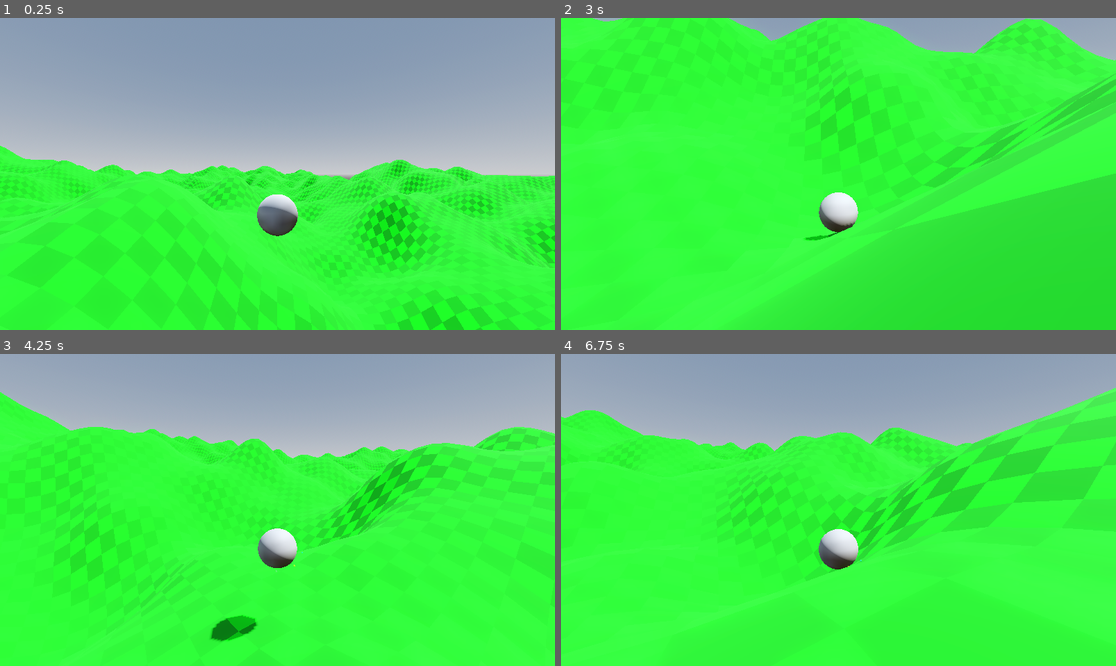
Above: before the commit, frames 1-4 (two rows, left to right).
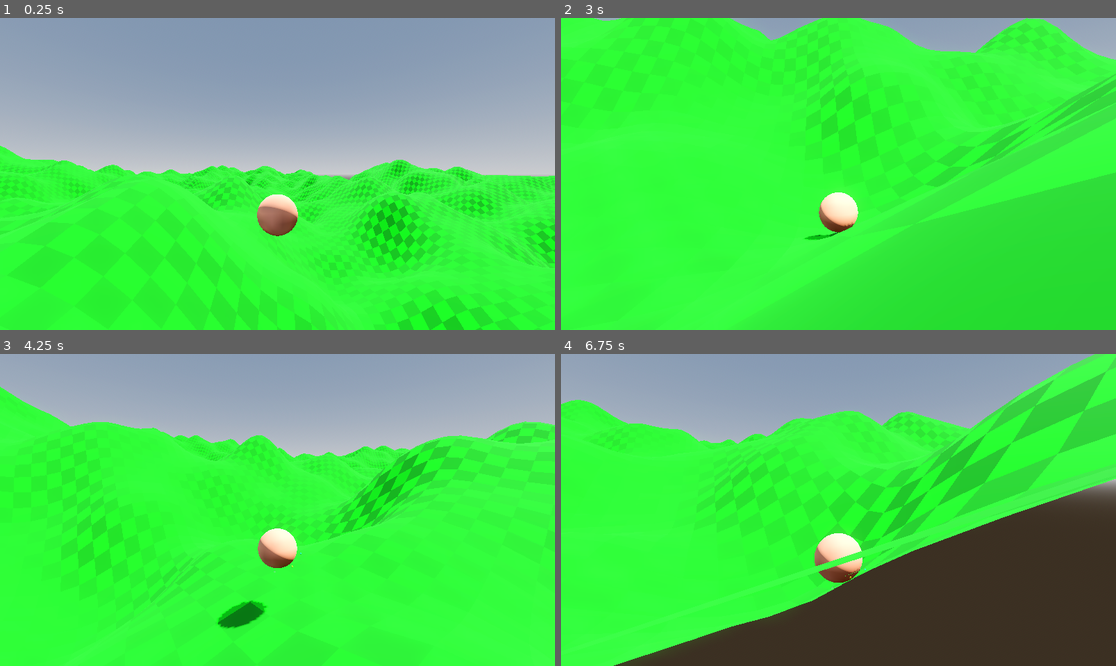
Above: after the commit, the same moments.

Repository: westonkelliher/GetHeavy
Game: Godot game, scene res://world.tscn
Two runs of this game, one before a commit and one after it. Both use one fixed random seed, a clock stepped at 60 frames per second and the inputs below.
Inputs (mouse positions are in pixels of both pictures, inside the frame that each line leads up to):
- Up to frame 1 (0.25 s): no input
- Up to frame 2 (3 s): move the mouse to (960, 158) at 0.52 s; tap Space (heavy) every 0.75 s from 0.6 to 2.85 s; click (960, 158) at 0.67 s; move the mouse to (810, 174) at 1.27 s; click (810, 174) at 1.42 s; move the mouse to (849, 167) at 2.02 s; click (849, 167) at 2.17 s; move the mouse to (832, 180) at 2.77 s; click (832, 180) at 2.92 s
- Up to frame 3 (4.25 s): move the mouse to (316, 513) at 3.52 s; tap Space (heavy) at 3.6 s; click (316, 513) at 3.67 s
- Up to frame 4 (6.75 s): move the mouse to (794, 506) at 4.27 s; tap Space (heavy) every 0.75 s from 4.35 to 6.6 s; click (794, 506) at 4.42 s; move the mouse to (844, 510) at 5.02 s; click (844, 510) at 5.17 s; move the mouse to (816, 503) at 5.77 s; click (816, 503) at 5.92 s; move the mouse to (866, 510) at 6.52 s; click (866, 510) at 6.67 s

The runs differ from the first frame. In frame 1, 0.8% of the frame differs, in the area x 46-54%, y 56-70%; in frame 2, 1.6%; in frame 3, 6.2%; in frame 4, 41%, in the area x 0-100%, y 0-100%.

Commit message:
resize for density

Diff:
--- a/assets/new_noise_texture_2d.tres
+++ b/assets/new_noise_texture_2d.tres
@@ -1,9 +1,10 @@
 [gd_resource type="NoiseTexture2D" load_steps=3 format=3 uid="uid://ce7nyr0n1a6eq"]
 
 [sub_resource type="Gradient" id="Gradient_ryoud"]
-colors = PackedColorArray(0, 0.258824, 0, 1, 0.678431, 1, 0.454902, 1)
+colors = PackedColorArray(0.89, 0.796698, 0.5607, 1, 0.82, 0.7298, 0.369, 1)
 
 [sub_resource type="FastNoiseLite" id="FastNoiseLite_oj3tl"]
+frequency = 0.1
 
 [resource]
 seamless = true
--- a/player.gd
+++ b/player.gd
@@ -15,6 +15,9 @@
 var is_heavy := false
 var grounded := false
 var GROUND_CAST_ADJUST := Vector3(0,-0.1,0) # maybe don't need
+
+var target_scale := 1.0
+var current_scale := 1.0
 
 # if the leftover component of velocity is ever larger than the below number after
 # collision, then we should continue calculating collision again in the same frame until
@@ -25,14 +28,22 @@
 
 # TODO: decide on angle where we don't lose any speed when going through a bend
 
+var saved_albedo := Vector3(0,0,0)
+
 func _ready() -> void:
-	pass
+	var c: Color = $Mesh.mesh.material.albedo_color
+	saved_albedo = Vector3(c.a, c.g, c.b)
 	#print('player ready')
 
 func get_cam_node() -> Node3D:
 	return $Q/SpringArm/Cam
 
 func _process(delta: float) -> void:
+	var s := current_scale
+	$Mesh.scale = Vector3(s, s, s)
+	#var calc_c := saved_albedo - (1-s)*Vector3.ONE
+	var calc_c := saved_albedo.move_toward(Vector3(0.1, 0.1, 0.1), sqrt(1-s))
+	$Mesh.mesh.material.albedo_color = Color(calc_c.x, calc_c.y, calc_c.z)
 	if grounded:
 		$Debug/G.mesh.material.albedo_color = Color(0.7, 0.7, 0.2, 0.4)
 	else:
@@ -48,23 +59,35 @@
 		is_heavy = true
 		velocity *= (1.0 - rbr)
 		velocity *= velocity.length() / (velocity.length() + rbf)
+		target_scale = 0.75
+		var s := target_scale
+		$Shape.shape.radius = s/2
+		$Cast.shape.radius = s/2
 	if Input.is_action_just_released("heavy"):
 		is_heavy = false
 		velocity *= 1/(1-rbr)
 		velocity *= (velocity.length() + rbf) / velocity.length()
 		velocity += Vector3.UP * max(0, Vector3.UP.dot(velocity.normalized())) * rl
+		target_scale = 1.0
+		var s := target_scale
+		$Shape.shape.radius = s/2
+		$Cast.shape.radius = s/2
 
 
 #### Physics ####
 func _physics_process(delta: float) -> void:
 	#if velocity.length() > 3:
 		#velocity *= 0.95
+	#set_scale_size(current_scale)
 	phys_grav(delta)
 	phys_sloping(delta) # lift a bit if we go convex
 	#var vy := velocity.y
 	phys_move_and_slide(delta)
 	#velocity.y = vy
 	phys_friction(delta)
+	current_scale = move_toward(current_scale, target_scale, 2.0*delta)
+	#print(current_scale)
+
 
 # TODO: do the collision update when we change targ position or not until next frame?
 func phys_move_and_slide(delta: float) -> void:
@@ -185,6 +208,12 @@
 	velocity *= q
 
 
+### Helper ###
+
+#func set_scale_size(s: int) -> void:
+	##$Shape.shape.radius = s/2
+	##$Cast.shape.radius = s/2
+	#$Mesh.scale = Vector3(s, s, s)
 
 #### Debug ####
 func set_debug_points(a: Array) -> void:
--- a/player.tscn
+++ b/player.tscn
@@ -66,7 +66,21 @@
 
 [sub_resource type="SphereShape3D" id="SphereShape3D_4flbx"]
 
+[sub_resource type="FastNoiseLite" id="FastNoiseLite_4flbx"]
+frequency = 0.1
+
+[sub_resource type="NoiseTexture2D" id="NoiseTexture2D_onrkg"]
+seamless = true
+noise = SubResource("FastNoiseLite_4flbx")
+
+[sub_resource type="StandardMaterial3D" id="StandardMaterial3D_dw050"]
+albedo_color = Color(0.79, 0.621467, 0.474, 1)
+anisotropy = 0.7
+heightmap_texture = SubResource("NoiseTexture2D_onrkg")
+subsurf_scatter_skin_mode = true
+
 [sub_resource type="SphereMesh" id="SphereMesh_4flbx"]
+material = SubResource("StandardMaterial3D_dw050")
 
 [sub_resource type="SphereShape3D" id="SphereShape3D_onrkg"]
 
--- a/sin_body.gd
+++ b/sin_body.gd
@@ -70,8 +70,8 @@
 	var vertices := PackedVector3Array()
 	var normals := PackedVector3Array()
 	var colors := PackedColorArray()
-	var green1 := Color(0.03, 0.94, 0.03)
-	var green2 := Color(0.0, 0.60, 0.0)
+	var green1 := Color(0.01, 0.94, 0.01)
+	var green2 := Color(0.005, 0.60, 0.005)
 	var h_i := 0
 	for z in range(SIZE.y-1):
 		for x in range(SIZE.x-1): # I'm assuming x-major order
Not shown: 1 places in player.tscn that only renumber resources
